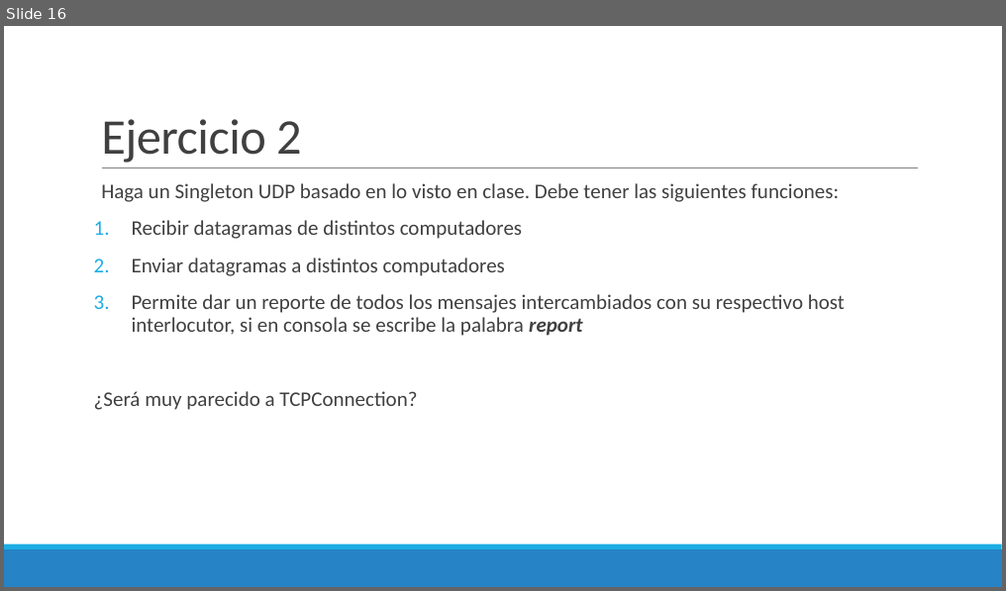
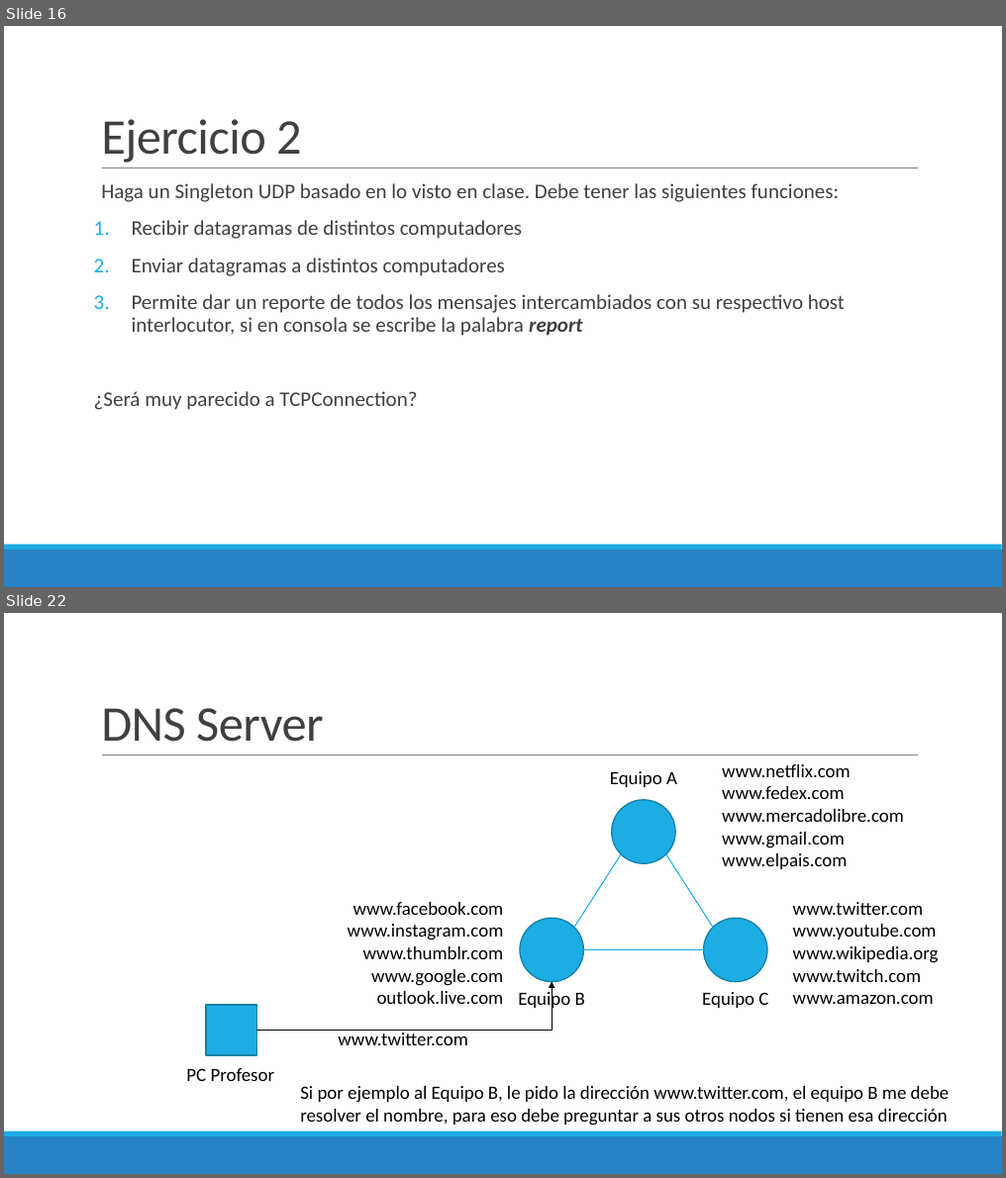
Before and after one commit to Domiciano/ProgramacionEnRed191, a slide deck: Semana 7/Presentación.pptx. Shown one above the other, each under a label of ours: slide 16 before the commit, slides 16 and 22 after it; the slides between them are not shown. The pictures are 1006x591 and 1006x1178 pixels, drawn with LibreOffice and Linux fonts; fonts in the diff are those of the drawing. Boxes give left, top, right and bottom in pixels: in the first picture for what was removed or moved away, otherwise in the second. Text is boxed around its words. In the diff, an @@ line names an element or a change of style, - is before the commit and + after.

```diff
--- a/Semana 7/Presentación.pptx
+++ b/Semana 7/Presentación.pptx
@@ slide 22 added at (4, 613, 1002, 1174), background #FFFFFF; not listed: 3 template elements that a slide beside it also shows @@
@@ title added at (101, 708, 323, 742), 48 pt, text #404040 @@
+DNS Server
@@ text added at (610, 771, 677, 787), 18 pt, text #000000 @@
+Equipo A
@@ text added at (722, 764, 904, 869), 18 pt, text #000000 @@
+www.netflix.com
+www.fedex.com
+www.mercadolibre.com
+www.gmail.com
+www.elpais.com
@@ ellipse added at (612, 800, 675, 863), fill #1CADE4, outline #1580A9 1.25 pt @@
@@ line added from (574, 928) to (621, 855), #1CADE4 1 pt @@
@@ line added from (713, 928) to (666, 855), #1CADE4 1 pt @@
@@ text added at (348, 902, 504, 1004), 18 pt, text #000000 @@
+www.facebook.com
+www.instagram.com
+www.thumblr.com
+www.google.com
+outlook.live.com
@@ text added at (793, 902, 939, 1004), 18 pt, text #000000 @@
+www.twitter.com
+www.youtube.com
+www.wikipedia.org
+www.twitch.com
+www.amazon.com
@@ ellipse added at (520, 919, 583, 982), fill #1CADE4, outline #1580A9 1.25 pt @@
@@ ellipse added at (704, 919, 767, 982), fill #1CADE4, outline #1580A9 1.25 pt @@
@@ line added from (583, 950) to (704, 950), #1CADE4 1 pt @@
@@ elbow arrow added from (257, 1031) to (552, 982), #000000 1 pt @@
@@ text added at (518, 990, 585, 1011), 18 pt, text #000000 @@
+Equipo B
@@ text added at (702, 992, 768, 1008), 18 pt, text #000000 @@
+Equipo C
@@ rectangle added at (206, 1005, 257, 1057), fill #1CADE4, outline #1580A9 1.25 pt @@
@@ text added at (338, 1030, 467, 1046), 18 pt, text #000000 @@
+www.twitter.com
@@ text added at (186, 1068, 275, 1081), 18 pt, text #000000 @@
+PC Profesor
@@ text added at (300, 1086, 949, 1126), 18 pt, text #000000 @@
+Si por ejemplo al Equipo B, le pido la dirección www.twitter.com, el equipo B me debe resolver el nombre, para eso debe preguntar a sus otros nodos si tienen esa dirección
```
Also in this commit, not shown: 6 other slides added.
